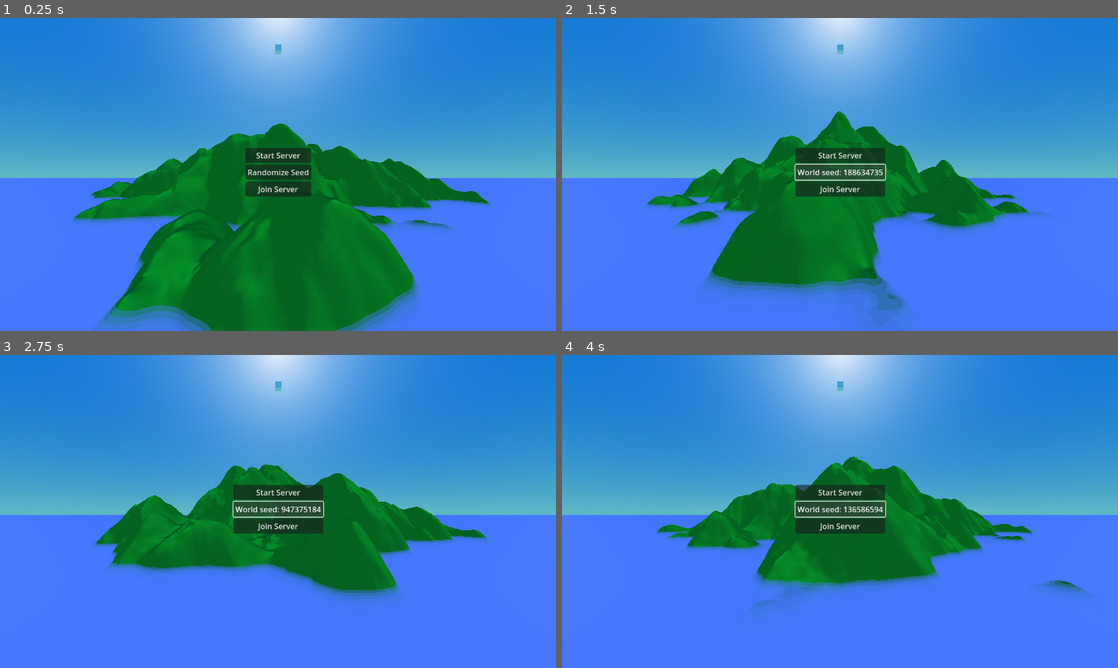
Above: before the commit, frames 1-4 (two rows, left to right).
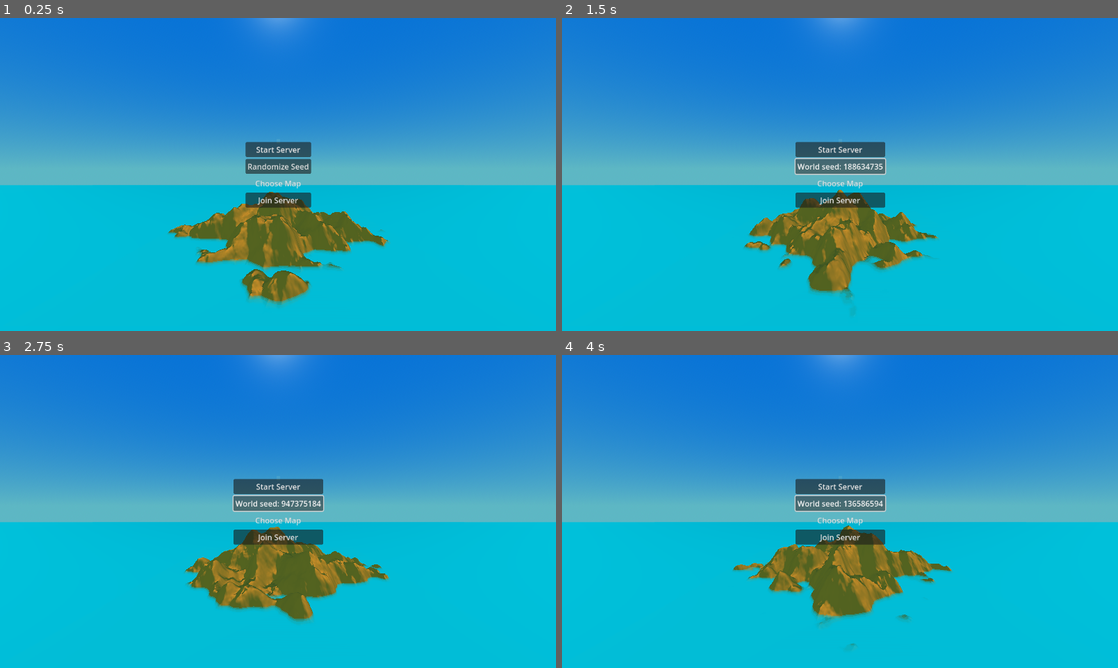
Above: after the commit, the same moments.

Repository: DnumdeYevoc/Plane-Game
Game: Godot game, scene res://Scenes/game.tscn
Two runs of this game, one before a commit and one after it. Both use one fixed random seed, a clock stepped at 60 frames per second and the inputs below.
Inputs:
- Up to frame 1 (0.25 s): no input
- Up to frame 2 (1.5 s): click "Randomize Seed" at 0.5 s; click "World seed: 259397377" at 1.25 s
- Up to frame 3 (2.75 s): click "World seed: 188634735" at 2 s
- Up to frame 4 (4 s): click "World seed: 947375184" at 2.75 s; click "World seed: 209346769" at 3.5 s

The runs differ from the first frame. In frame 1, 68% of the frame differs, in the area x 0-100%, y 0-100%; in frame 2, 68%; in frame 3, 68%; in frame 4, 68%.

Commit message:
Added Map selection Logic Server Side

Diff:
--- a/finalproject/Multiplayer/Scripts/network_ui.gd
+++ b/finalproject/Multiplayer/Scripts/network_ui.gd
@@ -4,7 +4,7 @@
 
 @onready var seed_button: Button = $"VBoxContainer/Randomize Seed"
 @onready var world: Node3D = $"../World"
-
+@onready var map_list: MenuButton = $VBoxContainer/MapList
 
 func _ready() -> void:
 	seed_button.text = "Randomize Seed"
@@ -13,6 +13,19 @@
 		start_server.visible = false
 	else:
 		start_server.visible = true
+
+	map_list.get_popup().id_pressed.connect(on_popup_pressed)
+
+func set_popup():
+	#handle map drop down after world loads
+	for map in world.map_resource_list:
+		map_list.get_popup().add_item(map.name, map.id)
+
+func on_popup_pressed(id):
+	#change display
+	world.set_map_type(id)
+	#update var for starting server packet
+	ServerNetworkGlobals.map_id = id
 
 func _on_start_server_pressed() -> void:
 	NetworkHandler.start_server()
--- a/finalproject/Multiplayer/Scripts/server_network_globals.gd
+++ b/finalproject/Multiplayer/Scripts/server_network_globals.gd
@@ -3,6 +3,8 @@
 signal handle_player_position(peer_id:int, player_position: PlayerPosition)
 
 var peer_ids: Array[int]
+
+var map_id : int
 
 func _ready() -> void:
 	NetworkHandler.on_peer_connected.connect(on_peer_connected)
@@ -24,5 +26,6 @@
 	match packet_type:
 		PacketInfo.PACKET_TYPE.PLAYER_POSITION:
 			handle_player_position.emit(peer_id, PlayerPosition.create_from_data(data))
+
 		_:
 			push_error("packet type with index", data[0], "unhandled")
--- /dev/null
+++ b/finalproject/Resources/Maps/0_map_template.tres
@@ -0,0 +1,47 @@
+[gd_resource type="Resource" load_steps=8 format=3 uid="uid://2yymn03klern"]
+
+[ext_resource type="Shader" uid="uid://dpiil60lthn21" path="res://land.gdshader" id="1_xvh2c"]
+[ext_resource type="Script" uid="uid://rgfptr1p2so1" path="res://Scripts/map_template.gd" id="2_ygig0"]
+
+[sub_resource type="Gradient" id="Gradient_onvjc"]
+offsets = PackedFloat32Array(0.484127, 0.52381)
+colors = PackedColorArray(0.798167, 0.678829, 0.451936, 1, 0.901961, 0.537255, 0.117647, 1)
+
+[sub_resource type="GradientTexture1D" id="GradientTexture1D_l273t"]
+gradient = SubResource("Gradient_onvjc")
+
+[sub_resource type="ShaderMaterial" id="ShaderMaterial_l273t"]
+render_priority = 0
+shader = ExtResource("1_xvh2c")
+shader_parameter/height = 0.0
+shader_parameter/color_gradient = SubResource("GradientTexture1D_l273t")
+
+[sub_resource type="FastNoiseLite" id="FastNoiseLite_s13g3"]
+frequency = 0.005
+fractal_octaves = 6
+fractal_gain = 0.3
+
+[sub_resource type="ProceduralSkyMaterial" id="ProceduralSkyMaterial_onvjc"]
+sky_top_color = Color(0.0369395, 0.439084, 0.844864, 1)
+sky_horizon_color = Color(0.365044, 0.716683, 0.767869, 1)
+ground_bottom_color = Color(0.364706, 0.717647, 0.768627, 1)
+ground_horizon_color = Color(0.364706, 0.717647, 0.768627, 1)
+sun_angle_max = 109.12
+sun_curve = 0.0326456
+
+[resource]
+script = ExtResource("2_ygig0")
+name = "Template"
+id = 0
+noise = SubResource("FastNoiseLite_s13g3")
+material = SubResource("ShaderMaterial_l273t")
+size = Vector2i(1200, 1200)
+height_of_details = 100
+mountain_height = 100
+steepness = 0.4
+water_color = Color(0, 0.905882, 0.827451, 0.407843)
+sun_strength = 1.0
+sun_color = Color(1, 1, 1, 1)
+sky_material = SubResource("ProceduralSkyMaterial_onvjc")
+fog_color = Color(1, 1, 1, 1)
+fog_density = 0.0
--- a/finalproject/Resources/map_template.tres
+++ b/finalproject/Resources/Maps/1_grass.tres
@@ -27,15 +27,21 @@
 ground_bottom_color = Color(0.364706, 0.717647, 0.768627, 1)
 ground_horizon_color = Color(0.364706, 0.717647, 0.768627, 1)
 sun_angle_max = 109.12
+sun_curve = 0.0861524
 
 [resource]
-script = ExtResource("1_s13g3")
+script = ExtResource("2_5r5gl")
+name = "Grass"
+id = 1
 noise = SubResource("FastNoiseLite_s13g3")
 material = SubResource("ShaderMaterial_l273t")
 size = Vector2i(1200, 1200)
 height_of_details = 100
 mountain_height = 100
 steepness = 0.4
+water_color = Color(0, 0.313726, 0.729412, 0.47451)
+sun_strength = 1.0
+sun_color = Color(1, 1, 0.34902, 1)
 sky_material = SubResource("ProceduralSkyMaterial_onvjc")
 fog_color = Color(1, 1, 1, 1)
 fog_density = 0.0
--- /dev/null
+++ b/finalproject/Resources/Maps/2_volcano.tres
@@ -0,0 +1,51 @@
+[gd_resource type="Resource" load_steps=8 format=3 uid="uid://nmmf5ndx48c4"]
+
+[ext_resource type="Shader" uid="uid://dpiil60lthn21" path="res://land.gdshader" id="1_rx5w6"]
+[ext_resource type="Script" uid="uid://rgfptr1p2so1" path="res://Scripts/map_template.gd" id="2_nnfuk"]
+
+[sub_resource type="Gradient" id="Gradient_onvjc"]
+offsets = PackedFloat32Array(0.4375, 0.55, 0.7375, 0.9375)
+colors = PackedColorArray(0.953951, 0, 0.0496959, 1, 0.13304, 0.137348, 0.1432, 1, 0, 0, 0, 1, 0.0940187, 0.0880624, 0.0760234, 1)
+
+[sub_resource type="GradientTexture1D" id="GradientTexture1D_l273t"]
+gradient = SubResource("Gradient_onvjc")
+
+[sub_resource type="ShaderMaterial" id="ShaderMaterial_l273t"]
+render_priority = 0
+shader = ExtResource("1_rx5w6")
+shader_parameter/height = 0.0
+shader_parameter/color_gradient = SubResource("GradientTexture1D_l273t")
+
+[sub_resource type="FastNoiseLite" id="FastNoiseLite_s13g3"]
+noise_type = 0
+frequency = 0.005
+fractal_octaves = 6
+fractal_gain = 0.3
+
+[sub_resource type="ProceduralSkyMaterial" id="ProceduralSkyMaterial_onvjc"]
+sky_top_color = Color(0.0504966, 3.10443e-06, 0.28755, 1)
+sky_horizon_color = Color(0.0314772, 0.00754005, 0.0151255, 1)
+sky_curve = 0.878451
+ground_bottom_color = Color(0, 0, 0, 1)
+ground_horizon_color = Color(0.0318189, 0.00738706, 0.0152878, 1)
+ground_curve = 0.355062
+sun_angle_max = 109.12
+sun_curve = 0.0294221
+energy_multiplier = 2.0
+
+[resource]
+script = ExtResource("2_nnfuk")
+name = "Volcano"
+id = 2
+noise = SubResource("FastNoiseLite_s13g3")
+material = SubResource("ShaderMaterial_l273t")
+size = Vector2i(2000, 2000)
+height_of_details = 125
+mountain_height = 400
+steepness = 1.0
+water_color = Color(0.509804, 0.0235294, 0, 0.584314)
+sun_strength = 0.3
+sun_color = Color(0.597671, 0.597894, 0.544835, 1)
+sky_material = SubResource("ProceduralSkyMaterial_onvjc")
+fog_color = Color(0, 0, 0, 1)
+fog_density = 0.0
--- a/finalproject/Scenes/game.tscn
+++ b/finalproject/Scenes/game.tscn
@@ -17,7 +17,7 @@
 transform = Transform3D(2, 0, 0, 0, 2, 0, 0, 0, 2, -9.90426, 19.9806, -60.1549)
 
 [node name="Camera3D" type="Camera3D" parent="."]
-transform = Transform3D(1, 0, 0, 0, 1, 0, 0, 0, 1, 0, 74.0588, 609.15)
+transform = Transform3D(1, 0, 0, 0, 0.999486, 0.0320562, 0, -0.0320562, 0.999486, 0, 342.127, 1030.76)
 
 [node name="player_spawner" parent="." instance=ExtResource("3_3dryh")]
 
--- a/finalproject/Scenes/network_ui.tscn
+++ b/finalproject/Scenes/network_ui.tscn
@@ -34,14 +34,15 @@
 tooltip_text = "Click to Randomize"
 text = "Seed:"
 
+[node name="MapList" type="MenuButton" parent="VBoxContainer"]
+layout_mode = 2
+text = "Choose Map"
+
 [node name="JoinServer" type="Button" parent="VBoxContainer"]
 layout_mode = 2
 text = "Join Server
 "
 
-[node name="IP Address" type="MenuButton" parent="VBoxContainer"]
-layout_mode = 2
-
 [connection signal="pressed" from="VBoxContainer/StartServer" to="." method="_on_start_server_pressed"]
 [connection signal="pressed" from="VBoxContainer/Randomize Seed" to="." method="_on_randomize_seed_pressed"]
 [connection signal="pressed" from="VBoxContainer/JoinServer" to="." method="_on_join_server_client_pressed"]
--- a/finalproject/Scenes/world.tscn
+++ b/finalproject/Scenes/world.tscn
@@ -1,7 +1,7 @@
 [gd_scene load_steps=9 format=3 uid="uid://mbpmm2hagsc7"]
 
 [ext_resource type="Script" uid="uid://dbpun3275s1yu" path="res://Scripts/world.gd" id="1_go701"]
-[ext_resource type="Resource" uid="uid://2yymn03klern" path="res://Resources/map_template.tres" id="2_5a7ea"]
+[ext_resource type="Resource" uid="uid://2yymn03klern" path="res://Resources/Maps/0_map_template.tres" id="2_5a7ea"]
 
 [sub_resource type="ProceduralSkyMaterial" id="ProceduralSkyMaterial_go701"]
 sky_top_color = Color(0.158828, 0.416281, 0.88099, 1)
@@ -40,9 +40,8 @@
 [node name="WorldEnvironment" type="WorldEnvironment" parent="."]
 environment = SubResource("Environment_5a7ea")
 
-[node name="DirectionalLight3D" type="DirectionalLight3D" parent="."]
+[node name="Sun" type="DirectionalLight3D" parent="."]
 transform = Transform3D(1, 0, 0, 0, -0.766045, 0.642788, 0, -0.642788, -0.766045, 0, 180, 0)
-light_volumetric_fog_energy = 0.0
 light_specular = 0.0
 
 [node name="Water" type="Node3D" parent="."]
--- a/finalproject/Scripts/map_template.gd
+++ b/finalproject/Scripts/map_template.gd
@@ -1,4 +1,7 @@
 extends Resource
+
+@export var name : String
+@export var id : int
 
 #noise variables
 @export var noise : Noise
@@ -11,6 +14,10 @@
 @export var steepness : float
 
 #environment
+@export var water_color : Color
+
+@export var sun_strength : float
+@export var sun_color : Color
 @export var sky_material : ProceduralSkyMaterial
 @export var fog_color : Color
 @export var fog_density :float
--- a/finalproject/Scripts/world.gd
+++ b/finalproject/Scripts/world.gd
@@ -10,7 +10,7 @@
 @onready var collision_chunk_manager: StaticBody3D = $CollsionChunkManager
 @onready var water:  = $Water
 @onready var world_environment: WorldEnvironment = $WorldEnvironment
-@onready var sun: DirectionalLight3D = $DirectionalLight3D
+@onready var sun: DirectionalLight3D = $Sun
 
 
 var noise : Noise
@@ -25,33 +25,59 @@
 var fog_density :float
 
 var environment : Environment
+@onready var network_ui: Control = $"../Network_UI"
+
+#map list
+#make sure in order of map.id
+var map_resource_list : Array = [
+	preload("res://Resources/Maps/0_map_template.tres"),
+	preload("res://Resources/Maps/1_grass.tres"),
+	preload("res://Resources/Maps/2_volcano.tres")
+]
 
 func _ready() -> void:
+
+	network_ui.set_popup()
 	environment = world_environment.get_environment()
 	set_resource_var()
 	noise.seed = randi_range(0,99999999)
 
 	generate_mesh()
 	#if adding chunk system add arguments to this function
+func set_map_type(id: int)-> void:
 
-func set_resource_var():
+	map_resource = map_resource_list[id]
+	map_resource.noise.seed = noise.seed
+	set_resource_var()
+	regenerate_mesh()
+
+
+func set_resource_var() -> void:
 	#set resource var
 	size = map_resource.size
 	resolution =size.x/2
-	water.scale  =Vector3( size.x,0.5, size.y)*3
+
 	noise = map_resource.noise
 	height = map_resource.height_of_details
 	mountain_height = map_resource.mountain_height
 	steepness = map_resource.steepness
 	material = map_resource.material
-	material.set_shader_parameter("height",height*5 )#figure out better way to make this coeficient
+	material.set_shader_parameter("height",mountain_height*5 )#figure out better way to make this coeficient
 	fog_color = map_resource.fog_color
 	fog_density = map_resource.fog_density
+
+	water.scale  =Vector3( size.x,0.5, size.y)*3
+	water.get_child(0).mesh.surface_get_material(0).albedo_color = map_resource.water_color
 	environment.sky.sky_material = map_resource.sky_material
+	sun.light_energy = map_resource.sun_strength
+	sun.light_color = map_resource.sun_color
+
 	if fog_density >0:
 		environment.volumetric_fog_enabled = true
 		environment.volumetric_fog_density = fog_density
 		environment.volumetric_fog_albedo = fog_color
+	else:
+		environment.volumetric_fog_enabled = false
 
 func generate_mesh():
 
@@ -117,11 +143,13 @@
 		)
 		return normal.normalized()
 
-func change_seed(seed):
+func change_seed(seed) -> void:
+	noise.seed = seed
+	regenerate_mesh()
 
+func regenerate_mesh() -> void:
 	for child in collision_chunk_manager.get_children():
 		collision_chunk_manager.remove_child(child)
 	mesh.mesh  = null
 	array_mesh = ArrayMesh.new()
-	noise.seed = seed
 	generate_mesh()
Not shown: 2 places in finalproject/Resources/Maps/1_grass.tres that only renumber resources
